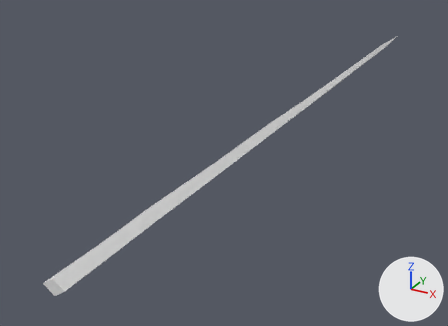
A saved change to the glTF model godot/assets/waffen/modelle/degenklinge/t4_3.glb.
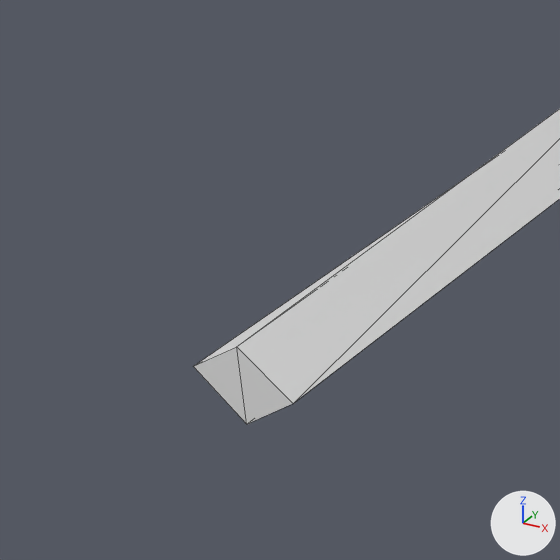
Each version is shown whole from a camera (50 mm lens) standing at (0.292, -0.165, 0.265) and looking at (-0.076, 0.503, -0.069), then close up on the part from 0% to 28% of the width and 62% to 100% of the height. The axes (+X, +Y, +Z) are drawn at lower right. The lights are the same throughout. The first two pictures are the older version. The close-ups show mesh edges as thin lines. Vertices at exactly the same position are counted once.

Script lines for the objects in view, before the commit:
```python
me_degenklinge_t4_3 = bpy.data.meshes.new('degenklinge_t4_3')
me_degenklinge_t4_3.from_pydata(...)  # 33 vertices, 62 faces; spans x -0.01..0.011, y 0.107..1.083, z -0.008..0.009
me_degenklinge_t4_3.materials.append(mat_eis)  # white #e7e7e7
ob_degenklinge_t4_3 = bpy.data.objects.new('degenklinge_t4_3', me_degenklinge_t4_3)
ob_degenklinge_t4_3.location = (0.0, 0.0, 0.0)
```
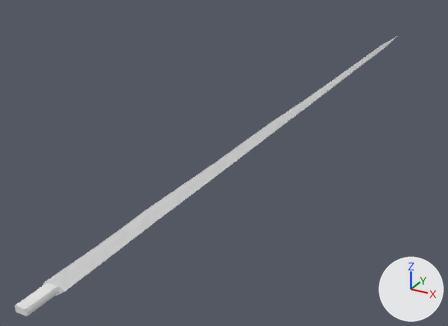
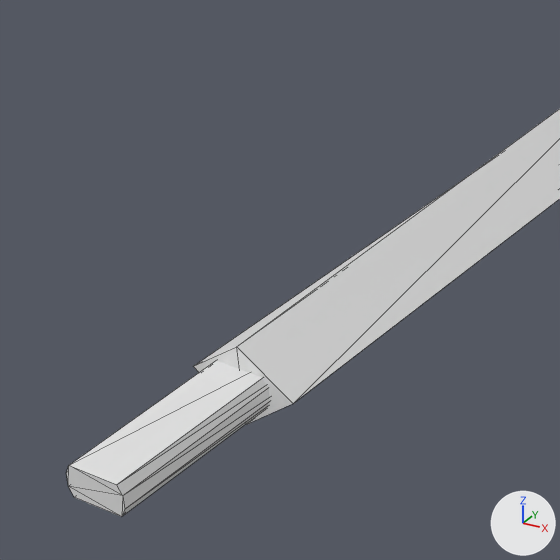
What changed in the scene script:
```text
Change me_degenklinge_t4_3:
    used by ob_degenklinge_t4_3; location = (0.0, 0.0, 0.0)
    remove me_degenklinge_t4_3.from_pydata(...)  # 33 vertices, 62 faces; spans x -0.01..0.011, y 0.107..1.083, z -0.008..0.009
    add me_degenklinge_t4_3.from_pydata(...)  # 49 vertices, 90 faces; spans x -0.01..0.011, y 0.075..1.083, z -0.008..0.009
    me_degenklinge_t4_3 part 1: a new loose piece of 16 vertices spanning x -0.006..0.006, y 0.075..0.119, z -0.003..0.003, in mat_eis (white #e7e7e7)
```

Where the change shows, as pixel boxes (x1, y1, x2, y2) in the close-ups (560 x 560 px):
'degenklinge_t4_3', reshaped: before (194, 109, 560, 424); after (66, 109, 560, 517)
part 1 of me_degenklinge_t4_3, added: after (66, 360, 270, 517)
